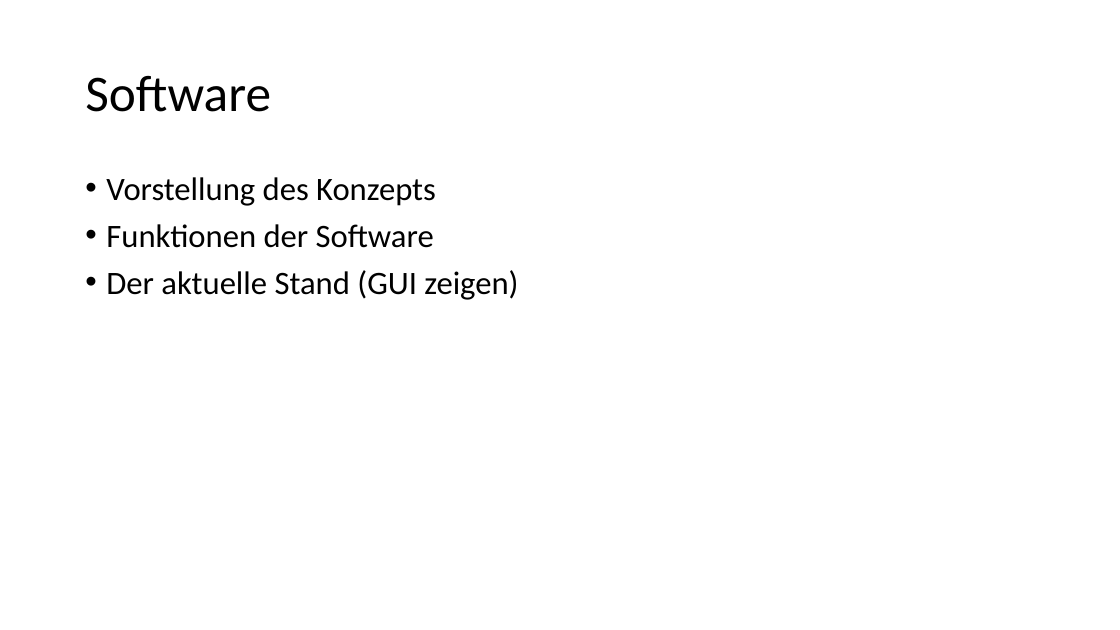
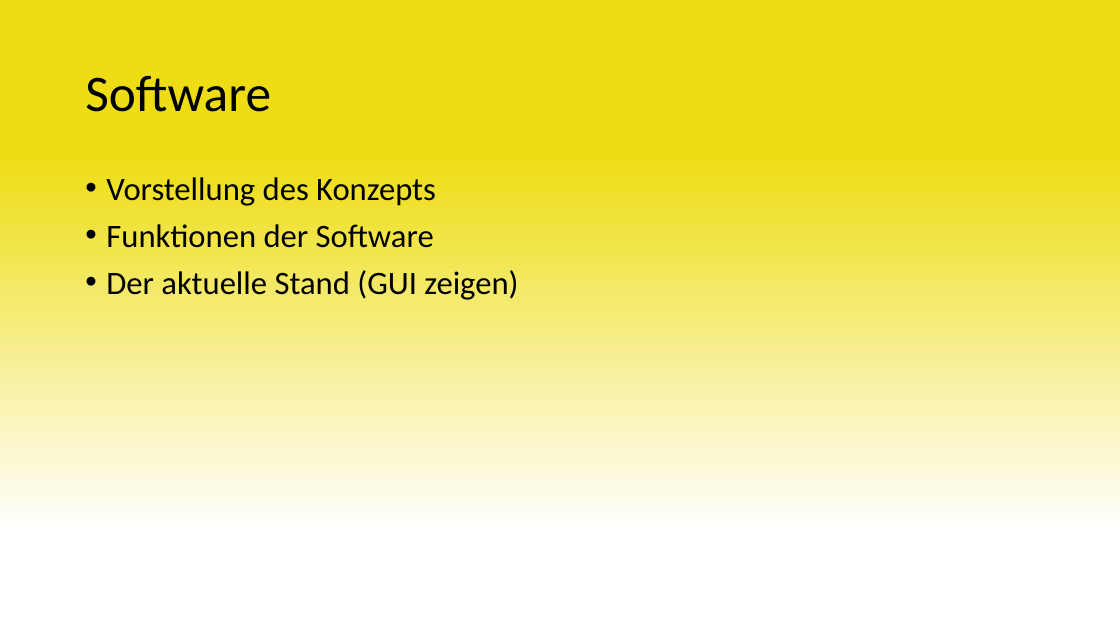
Before and after one commit to Swissmade41/EMI-Filter, a slide deck: slide 5 of Präsentation/Zwischenpräsentation.pptx (slide 4 before the commit). Drawn at 1120x630 pixels with LibreOffice and Linux fonts; fonts in the diff are those of the drawing. Boxes give left, top, right and bottom in pixels: in the first picture for what was removed or moved away, otherwise in the second. Text is boxed around its words. In the diff, an @@ line names an element or a change of style, - is before the commit and + after.

```diff
--- a/Präsentation/Zwischenpräsentation.pptx
+++ b/Präsentation/Zwischenpräsentation.pptx
@@ background #FFFFFF to gradient #FFFFFF to #EEDD14 @@
```
Also in this commit, not shown: 5 other slides changed, 1 slide added.
